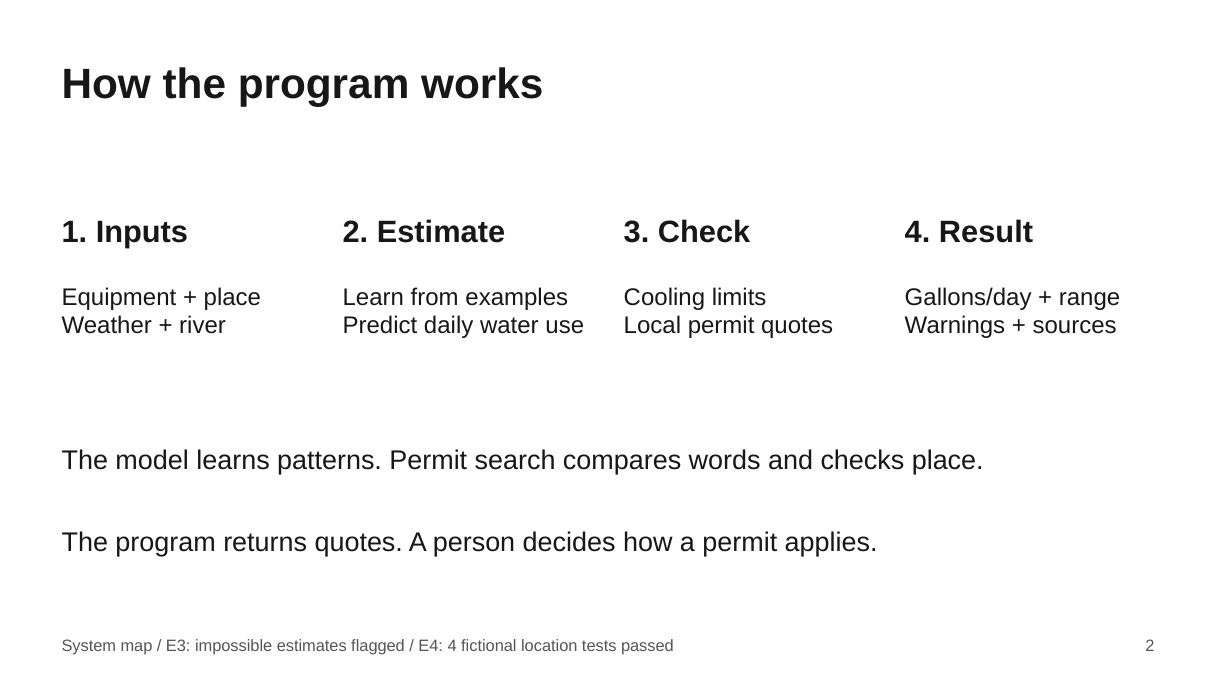
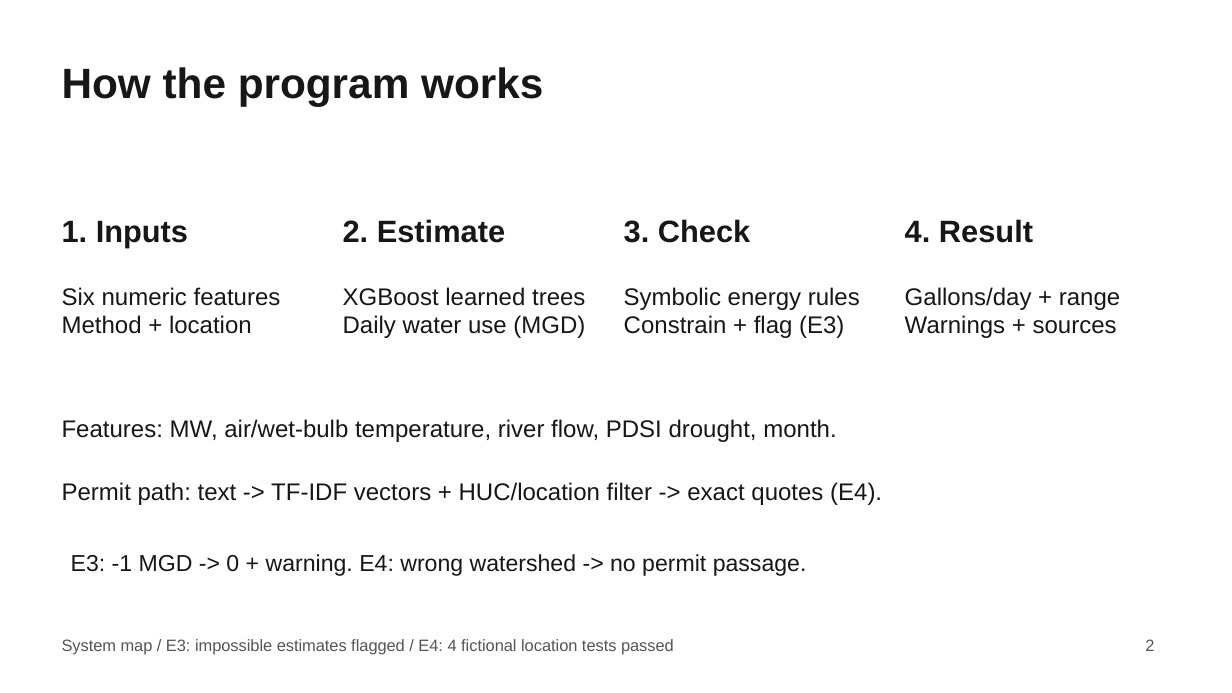
Before and after one commit to ScottLiu12/ECOllateral, a slide deck: slide 2 of docs/a2/review-slides-simplified.pptx. Drawn at 1232x693 pixels with LibreOffice and Linux fonts; fonts in the diff are those of the drawing. Boxes give left, top, right and bottom in pixels: in the first picture for what was removed or moved away, otherwise in the second. Text is boxed around its words. In the diff, an @@ line names an element or a change of style, - is before the commit and + after.

```diff
--- a/docs/a2/review-slides-simplified.pptx
+++ b/docs/a2/review-slides-simplified.pptx
@@ text at [62,287,281,334]: text changed @@
-Equipment + place
-Weather + river
+Six numeric features
+Method + location
@@ text at [343,287,585,338]: text changed @@
-Learn from examples
-Predict daily water use
+XGBoost learned trees
+Daily water use (MGD)
@@ text at [624,287,860,338]: text changed @@
-Cooling limits
-Local permit quotes
+Symbolic energy rules
+Constrain + flag (E3)
@@ text at [62,419,836,442]: text changed; size 21 to 18.8 pt @@
-The model learns patterns. Permit search compares words and checks place.
+Features: MW, air/wet-bulb temperature, river flow, PDSI drought, month.
@@ text at [62,482,882,505]: text changed; size 21 to 18.8 pt @@
-The program returns quotes. A person decides how a permit applies.
+Permit path: text -> TF-IDF vectors + HUC/location filter -> exact quotes (E4).
@@ text added at [71,554,807,576], 18 pt, text #171717 @@
+E3: -1 MGD -> 0 + warning. E4: wrong watershed -> no permit passage.
```
Also in this commit, not shown: 2 other slides changed, 12 other files.
